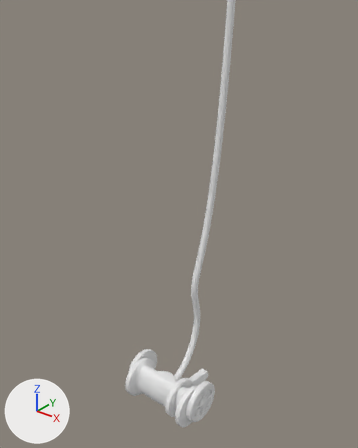
What one commit did to the Blender file models/pool_boss.blend.
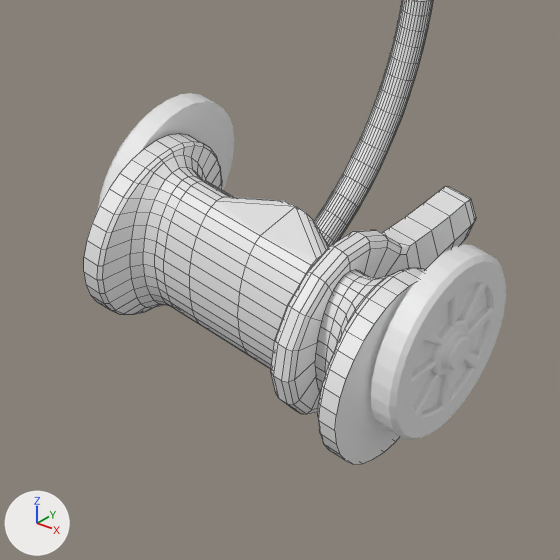
There are two pictures of each version: one from a camera (50 mm lens) standing at (3.93, -4.66, 5.84) and looking at (-0.45, 0.81, 2.45), one close up on the part from 30% to 63% of the width and 73% to 100% of the height. Lighting does not change. The marker at lower left points along +X, +Y and +Z. The close-ups show mesh edges as thin lines.

Objects in the first close-up: 'Base', 'RocketLauncher', 'Wheels'.
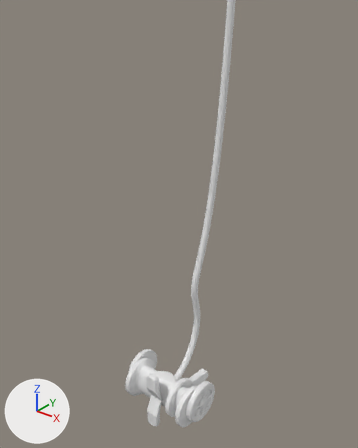
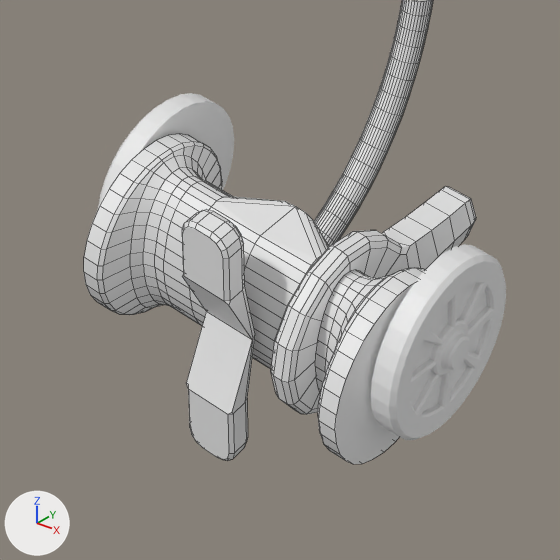
Changed parts and their boxes [x1, y1, x2, y2] in the close-ups (560 x 560 px):
'SuctionDevice', added: after [182, 209, 255, 461]

Patch to the scene script:
```diff
--- a/models/pool_boss.blend.py
+++ b/models/pool_boss.blend.py
@@ me_cube @@
+me_cube.from_pydata(...)  # 112 vertices, 96 faces; spans x -0.101..0.101, y -0.499..0.499, z 0.013..0.161
@@ ob_suctiondevice @@
+ob_suctiondevice = bpy.data.objects.new('SuctionDevice', me_cube)
+ob_suctiondevice.location = (0.0, -0.451, -0.025)
+ob_suctiondevice.rotation_euler = (-1.571, 0.0, 0.0)  # degrees (-90, 0, 0)
```
